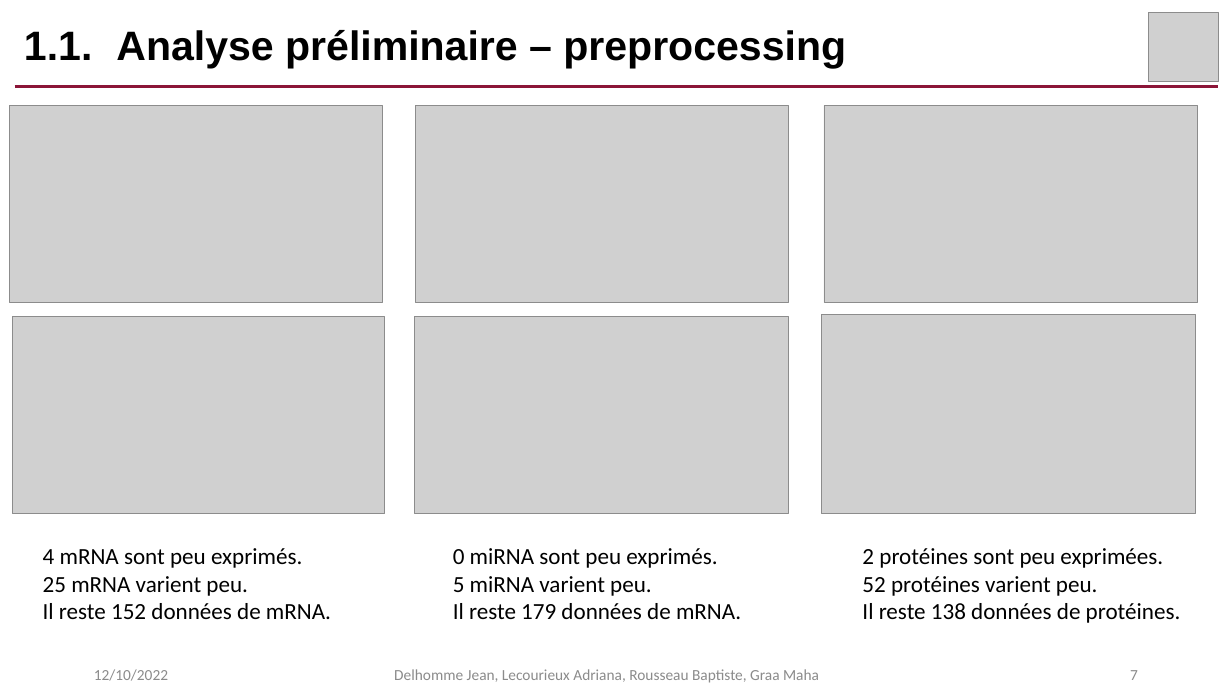
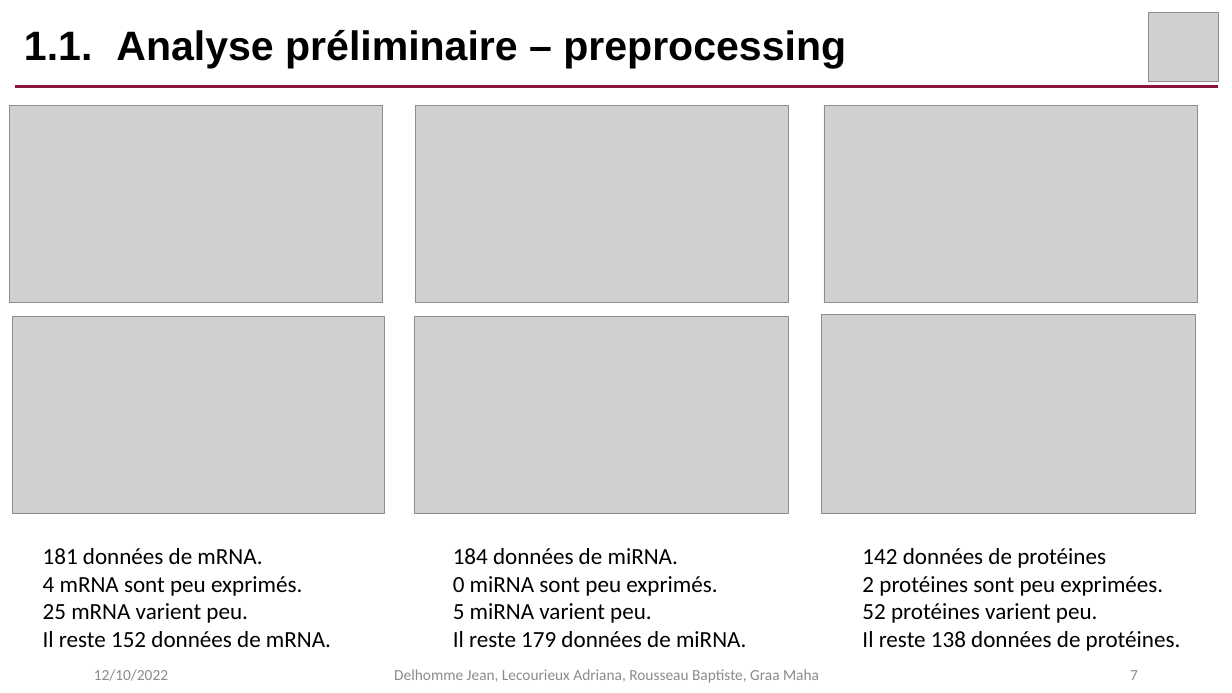
Before and after one commit to AdrianaLecourieux/multi_omics, a slide deck: slide 7 of presentation.pptx. Drawn at 1232x693 pixels with LibreOffice and Linux fonts; fonts in the diff are those of the drawing; grey boxes stand for pictures. Boxes give left, top, right and bottom in pixels: in the first picture for what was removed or moved away, otherwise in the second. Text is boxed around its words. In the diff, an @@ line names an element or a change of style, - is before the commit and + after.

```diff
--- a/presentation.pptx
+++ b/presentation.pptx
@@ text at (43, 548, 262, 564): paragraph added @@
+181 données de mRNA.
@@ text at (453, 548, 678, 564): paragraph added @@
+184 données de miRNA.
@@ text at (862, 548, 1106, 568): paragraph added @@
+142 données de protéines
@@ text at (453, 631, 746, 647): text changed @@
-Il reste 179 données de mRNA.
+Il reste 179 données de miRNA.
```
Also in this commit, not shown: 2 other slides changed, 1 slide added.
